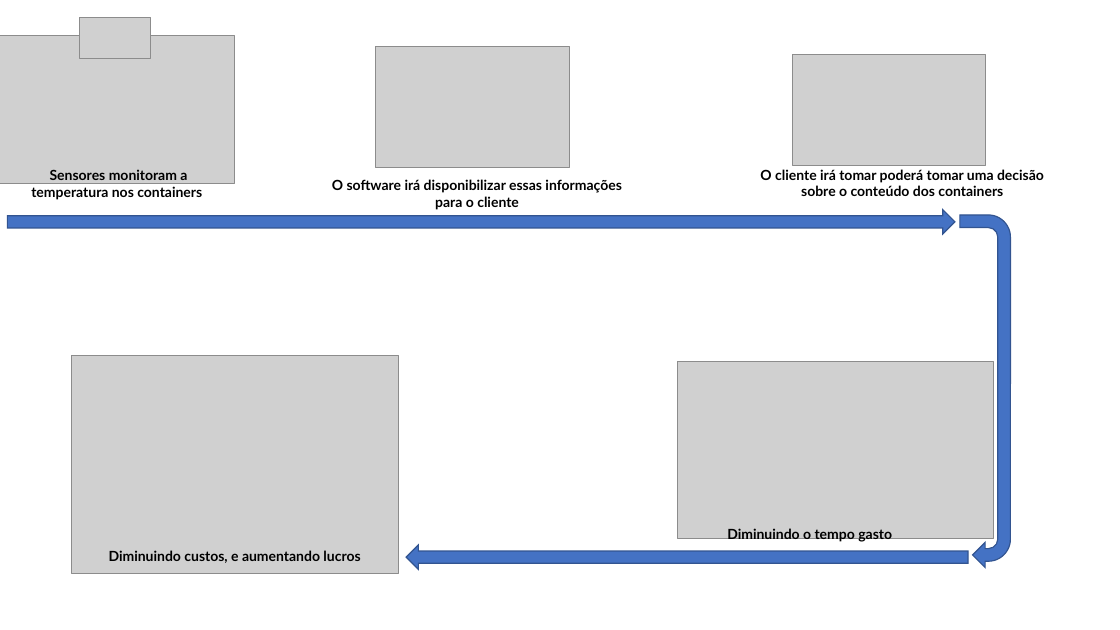
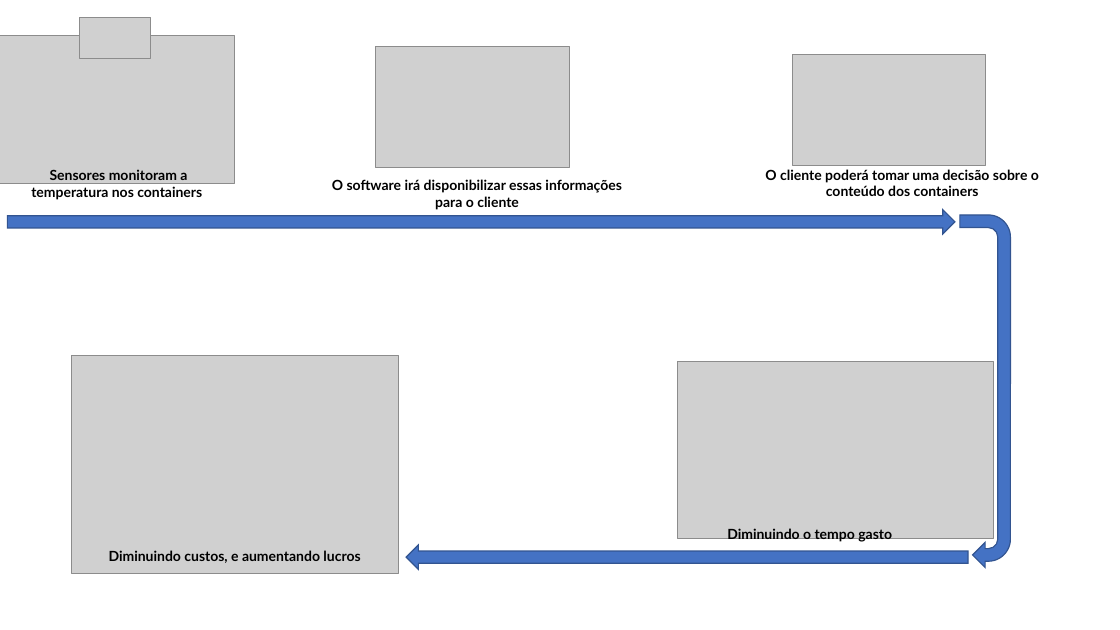
Before and after one commit to rafael-rochaalmeida/Sprint1, a slide deck: slide 1 of Documentacao/desenho-de-solucao.pptx. Drawn at 1120x630 pixels with LibreOffice and Linux fonts; fonts in the diff are those of the drawing; grey boxes stand for pictures. Boxes give left, top, right and bottom in pixels: in the first picture for what was removed or moved away, otherwise in the second. Text is boxed around its words. In the diff, an @@ line names an element or a change of style, - is before the commit and + after.

Commit message:
Alteração no desenho de solução

```diff
--- a/Documentacao/desenho-de-solucao.pptx
+++ b/Documentacao/desenho-de-solucao.pptx
@@ text at <box>765,169,1039,196</box>: text changed @@
-O cliente irá tomar poderá tomar uma decisão sobre o conteúdo dos containers
+O cliente poderá tomar uma decisão sobre o conteúdo dos containers
```
